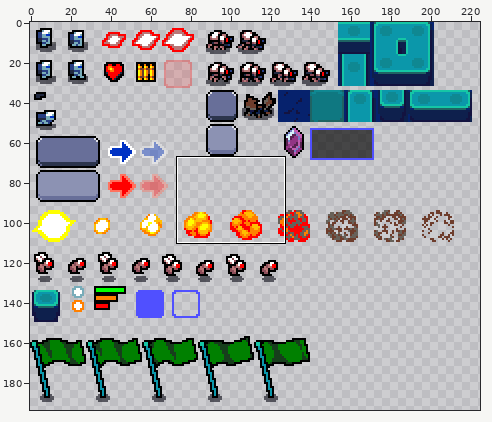
One commit to this sprite sheet: SpaceBlasterAndroid/Content/atlas.png. Above: a wide view before the commit, with the close-up outlined.
Close-up. As it was:
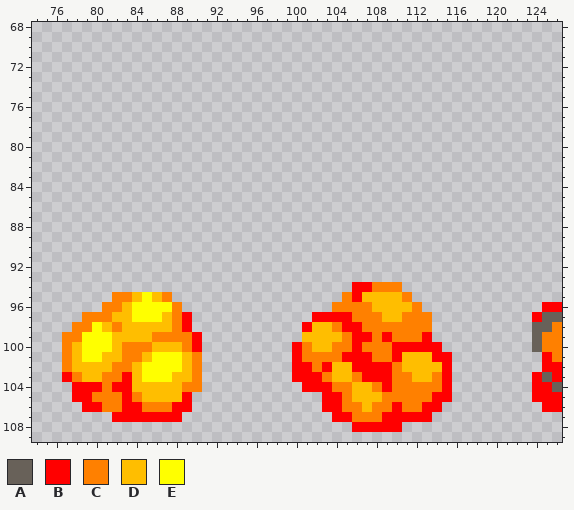
The file is 243x202 pixels. Pixels under 10% opacity are left out. Colours within 5 levels of each other are drawn and written as one. Shown: x 74..126, y 68..109. The wide view leaves out empty margins.
Palette (. is transparent): A #686159  B #ff0000  C #ff8000  D #ffbe00  E #ffff00
Pixels before, first column x 77:
 94 .............................BBCCC................
 95 .....CCDEDC.................CBDDDDC...............
 96 ....CCDEEEEC...............CCCCDDDDC............BB
 97 ..CCCDDEEEDCB............BBBBCCCDDCCC..........BAA
 98 .CCEDCDDDDDCB...........BDDCBBCCCCCCC..........AAC
 99 CCEEEDDDDCCCCB..........DDDDCBBCBCCCB..........ACC
100 CDEEEDCCCDDDCB.........BCDDCCBCCCBBBBB.........ACC
101 CDEEDDCCDEEEDC.........BCCCCBBBCCBDDDBB.........BC
102 CDDDDCCDEEEEDC.........BBCBDDBBBBCDDDDB.........BB
103 BCDDCCBDEEEDDC.........BBBCDDCBBBCCDDCB........BAB
104 .BBBCBBDDDDDCC..........BBBCCDDCBCCCCCB........BBA
105 .BBCCCBCDDDDB.............BBCDDDCCCCCBB........BBB
106 ..BBCCBBCCCBB.............BBCCDCCBCCBB..........BB
107 .....BBBBBBB...............BBCCCBBBBB.............
108 .............................BBBBB................
After:
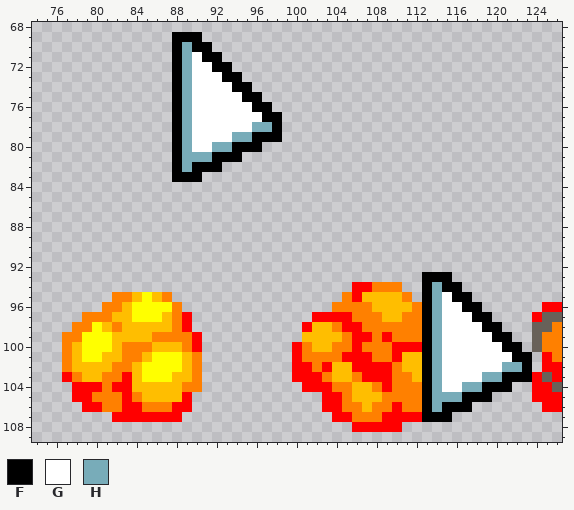
Colours new in this view: F #000000  G #ffffff  H #78acb9
The exact change:
Changed rows in their new state; - is an unchanged pixel.
first column x 88:
 69 FFF--------
 70 FHFF-------
 71 FHGFF------
 72 FHGGFF-----
 73 FHGGGFF----
 74 FHGGGGFF---
 75 FHGGGGGFF--
 76 FHGGGGGGFF-
 77 FHGGGGGGGFF
 78 FHGGGGGGHHF
 79 FHGGGGHHFFF
 80 FHGGHHFFF--
 81 FHHHFFF----
 82 FHFFF------
 83 FFF--------
first column x 113:
 93 FFF--------
 94 FHFF-------
 95 FHGFF------
 96 FHGGFF-----
 97 FHGGGFF----
 98 FHGGGGFF---
 99 FHGGGGGFF--
100 FHGGGGGGFF-
101 FHGGGGGGGFF
102 FHGGGGGGHHF
103 FHGGGGHHFFF
104 FHGGHHFFF--
105 FHHHFFF----
106 FHFFF------
107 FFF--------
Changed places in both close-ups, as pixel boxes (x1, y1, x2, y2):
added: (172, 32, 282, 182)
changed: (422, 272, 532, 422)
